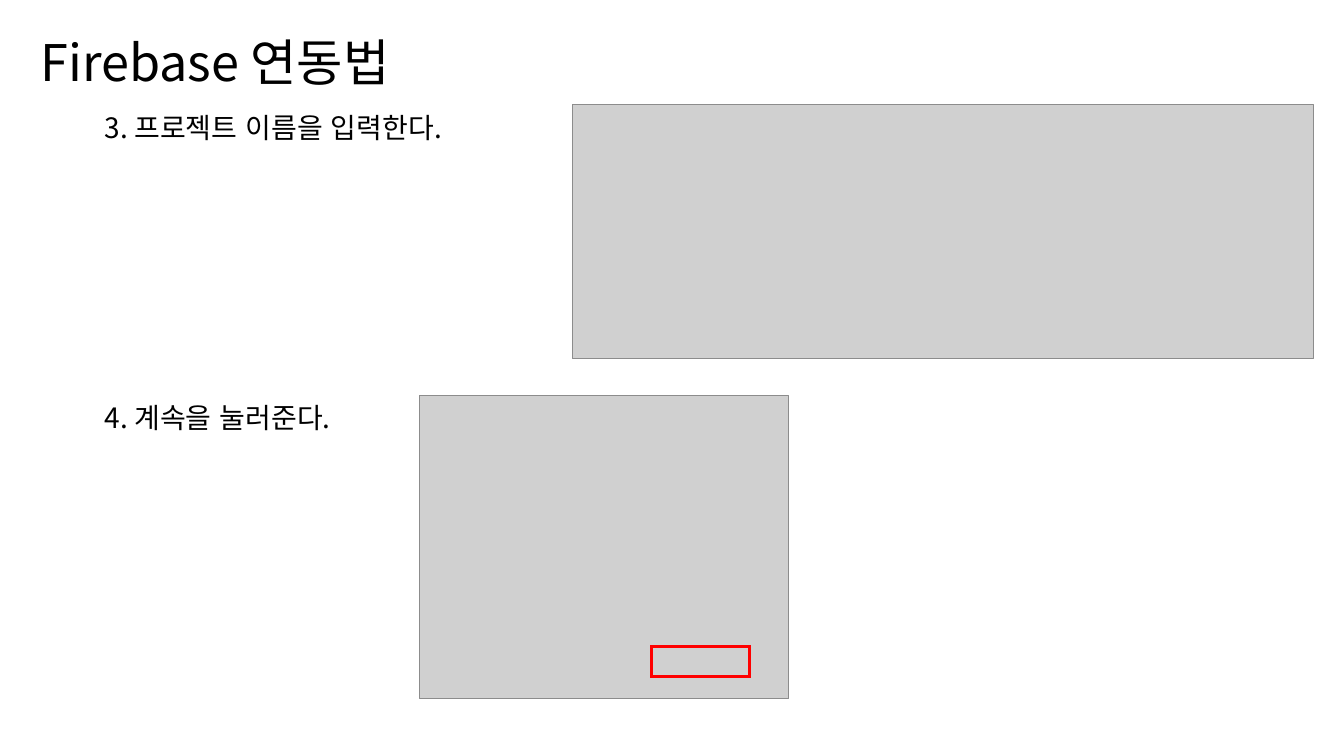
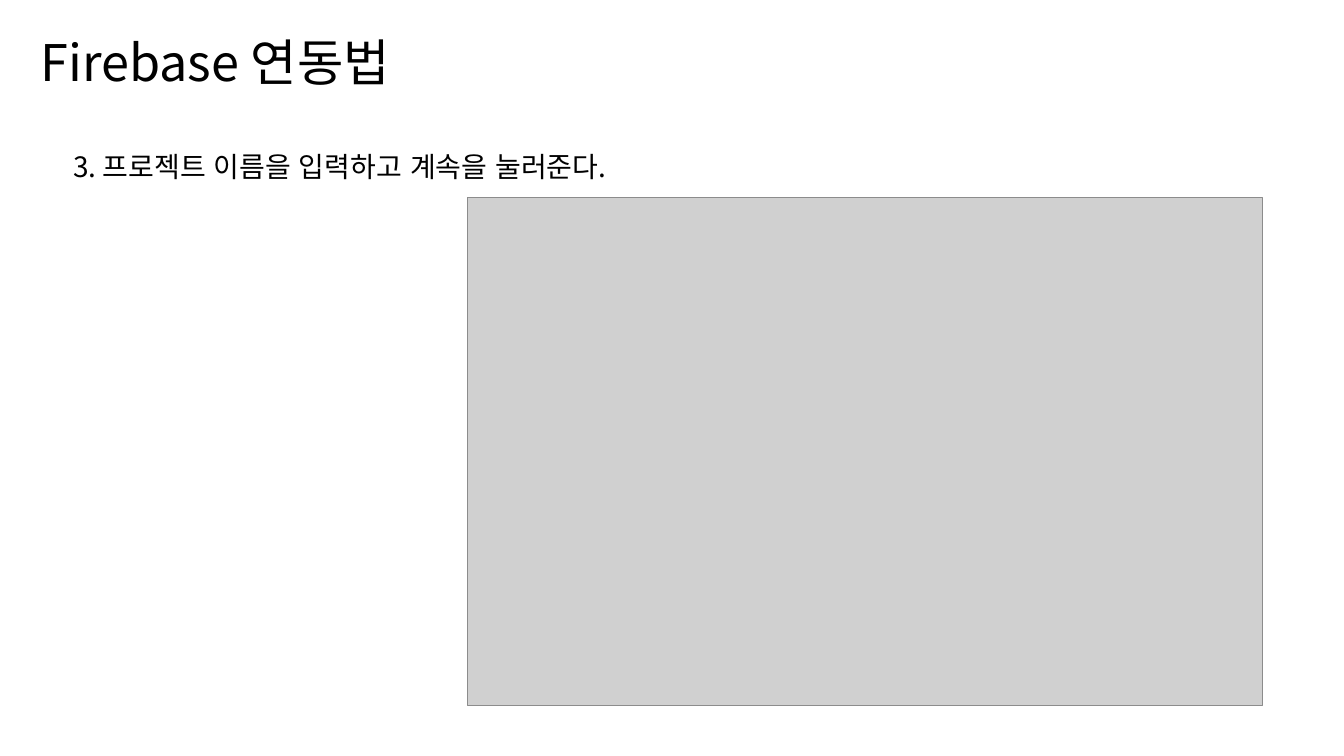
Before and after one commit to ckstmznf/2022-EDCAN-Class, a slide deck: slide 9 of PPT/2. Firebase/Firebase.pptx (slide 10 before the commit). Drawn at 1344x756 pixels with LibreOffice and Linux fonts; fonts in the diff are those of the drawing; grey boxes stand for pictures. Boxes give left, top, right and bottom in pixels: in the first picture for what was removed or moved away, otherwise in the second. Text is boxed around its words. In the diff, an @@ line names an element or a change of style, - is before the commit and + after.

```diff
--- a/PPT/2. Firebase/Firebase.pptx
+++ b/PPT/2. Firebase/Firebase.pptx
@@ picture removed at [573,105,1314,359] @@
@@ text at [73,153,606,180]: text changed @@
-3. 프로젝트 이름을 입력한다.
+3. 프로젝트 이름을 입력하고 계속을 눌러준다.
@@ picture added at [468,198,1262,706] @@
@@ text removed at [105,404,331,431] @@
-4. 계속을 눌러준다.
@@ picture removed at [419,396,789,700] @@
@@ rectangle removed at [652,646,750,677] @@
```
Also in this commit, not shown: 4 other slides changed, 12 slides added, 8 slides removed, 52 other files.
